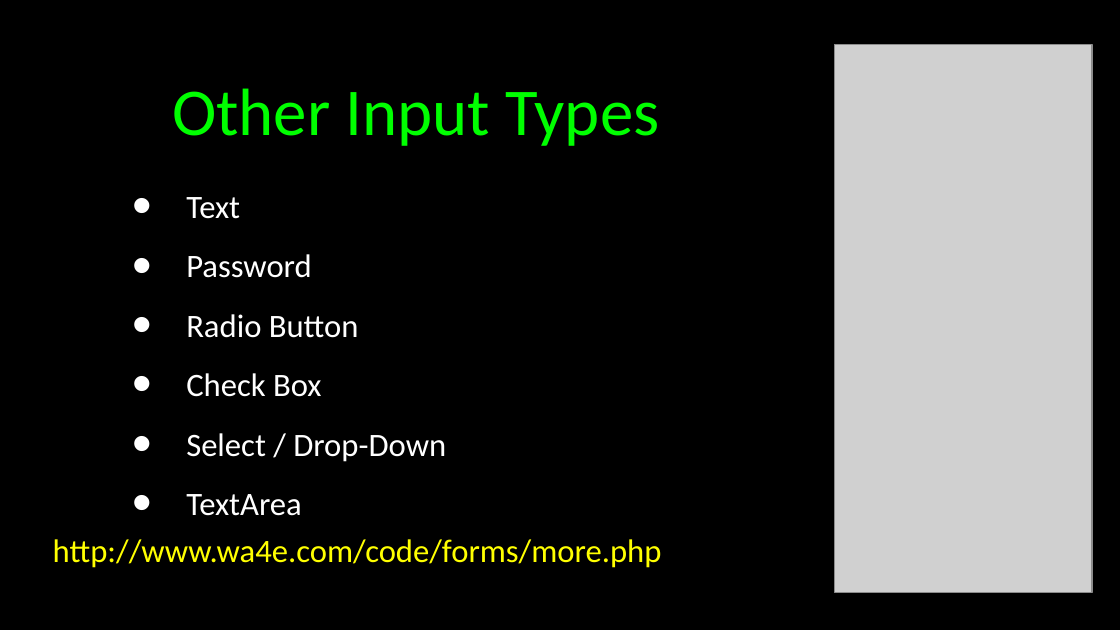
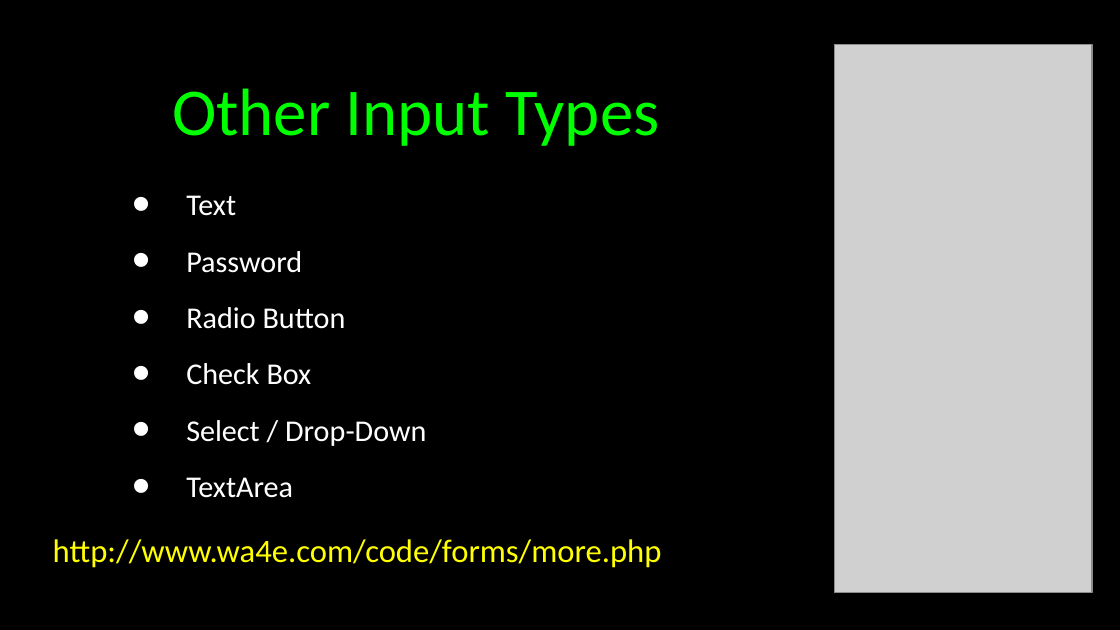
Before and after one commit to csev/wa4e, a slide deck: slide 33 of lectures/PHP-04-Forms.ppt. Drawn at 1120x630 pixels with LibreOffice and Linux fonts; fonts in the diff are those of the drawing; grey boxes stand for pictures. Boxes give left, top, right and bottom in pixels: in the first picture for what was removed or moved away, otherwise in the second. Text is boxed around its words. In the diff, an @@ line names an element or a change of style, - is before the commit and + after.

```diff
--- a/lectures/PHP-04-Forms.ppt
+++ b/lectures/PHP-04-Forms.ppt
@@ text "Text" at [186, 195, 426, 498]: size 21 to 19.4 pt @@
```
Also in this commit, not shown: 17 other slides changed, 4 slides added, 4 slides removed, 3 other files.
